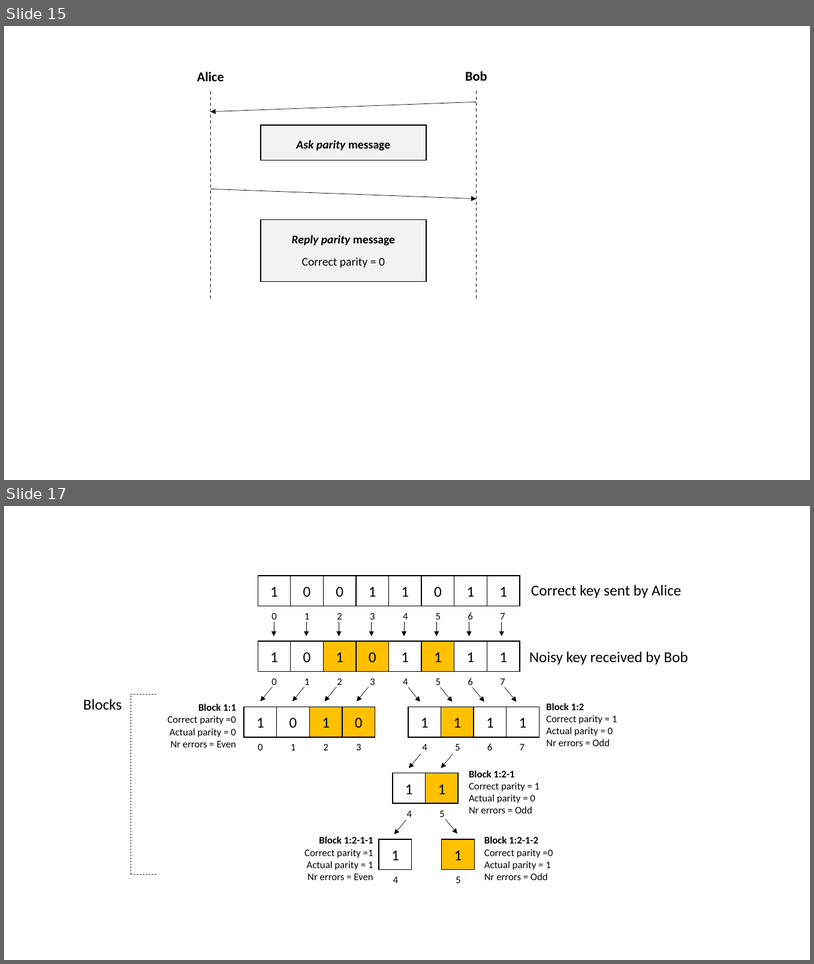
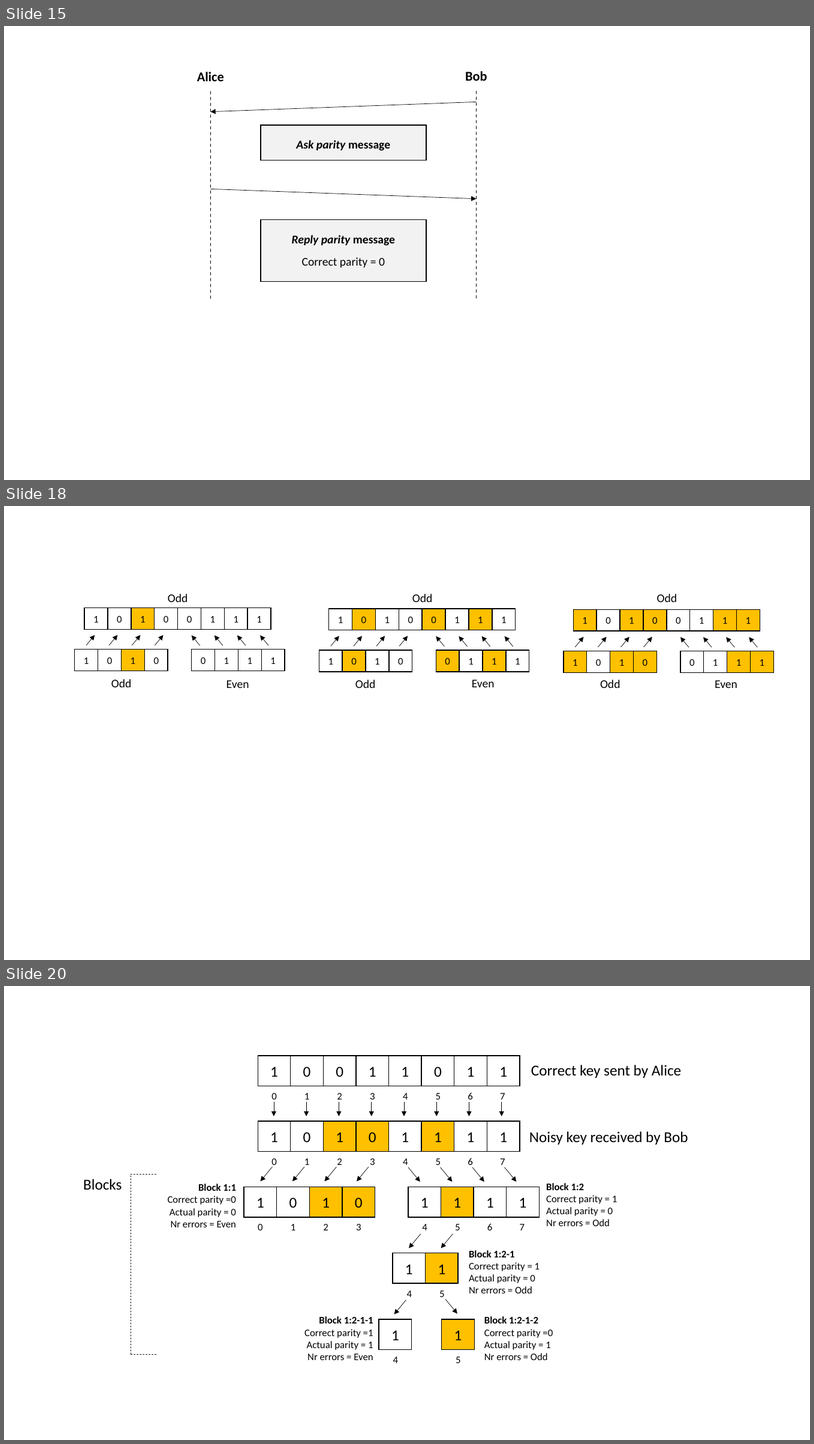
Before and after one commit to brunorijsman/cascade-python, a slide deck: docs/source/figures/figures.pptx. Shown one above the other, each under a label of ours: slides 15 and 17 before the commit, slides 15, 18 and 20 after it; the slides between them are not shown. The pictures are 814x964 and 814x1444 pixels, drawn with LibreOffice and Linux fonts; fonts in the diff are those of the drawing. Boxes give left, top, right and bottom in pixels: in the first picture for what was removed or moved away, otherwise in the second. Text is boxed around its words. In the diff, an @@ line names an element or a change of style, - is before the commit and + after.

```diff
--- a/docs/source/figures/figures.pptx
+++ b/docs/source/figures/figures.pptx
@@ slide 18 added at [4,506,810,960], background #FFFFFF @@
@@ text added at [168,594,188,602], 14 pt, text #000000 @@
+Odd
@@ text added at [413,594,433,602], 14 pt, text #000000 @@
+Odd
@@ text added at [657,594,678,602], 14 pt, text #000000 @@
+Odd
@@ group added at [75,607,285,671]: 16 rectangles, 8 arrows @@
+1
+0
+1
+0
+0
+1
+1
+1
+1
+0
+1
+0
+0
+1
+1
+1
@@ group added at [319,609,530,672]: 16 rectangles, 8 arrows @@
+1
+0
+1
+0
+0
+1
+1
+1
+1
+0
+1
+0
+0
+1
+1
+1
@@ group added at [564,609,775,673]: 16 rectangles, 8 arrows @@
+1
+0
+1
+0
+0
+1
+1
+1
+1
+0
+1
+0
+0
+1
+1
+1
@@ text added at [111,679,132,687], 14 pt, text #000000 @@
+Odd
@@ text added at [227,680,249,688], 14 pt, text #000000 @@
+Even
@@ text added at [356,679,376,688], 14 pt, text #000000 @@
+Odd
@@ text added at [472,679,495,687], 14 pt, text #000000 @@
+Even
@@ text added at [600,679,621,688], 14 pt, text #000000 @@
+Odd
@@ text added at [715,680,738,688], 14 pt, text #000000 @@
+Even
@@ what was slide 17 is now slide 20 @@
```
Also in this commit, not shown: 3 other slides added, 1 slide removed, 5 other files.
